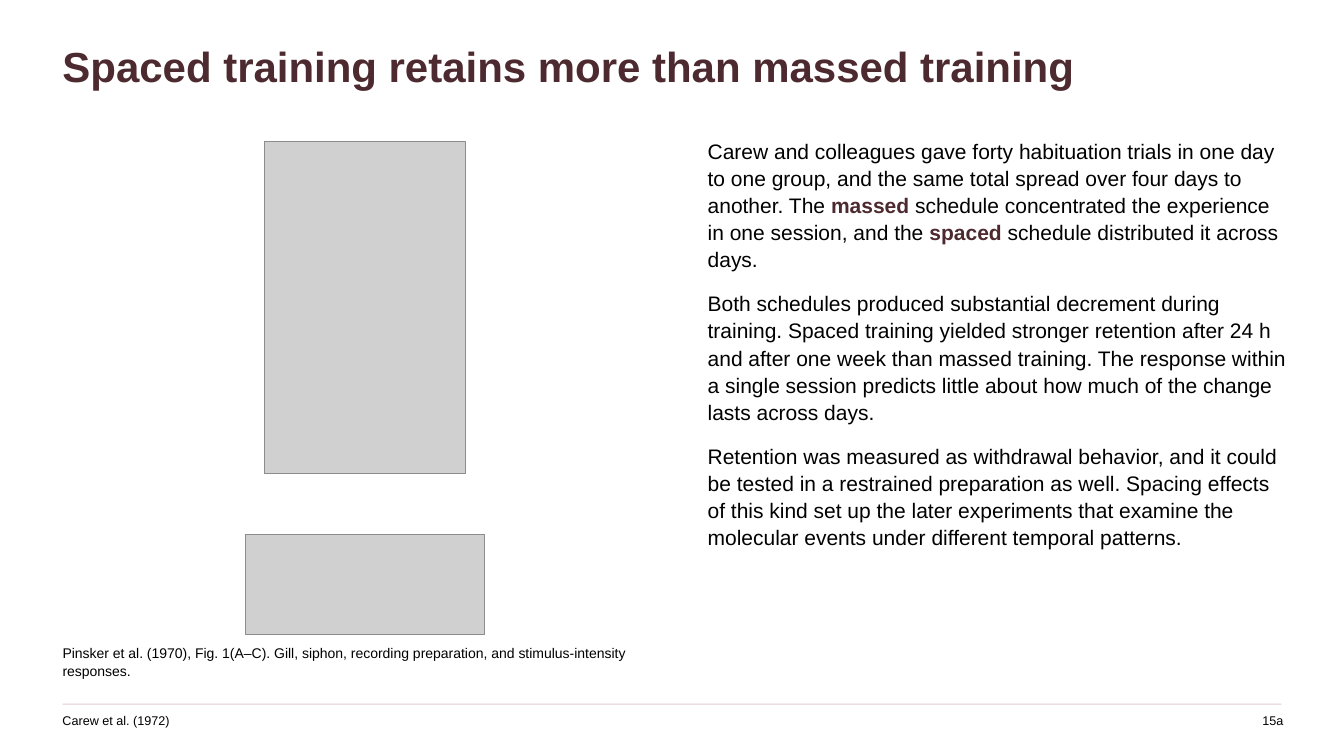
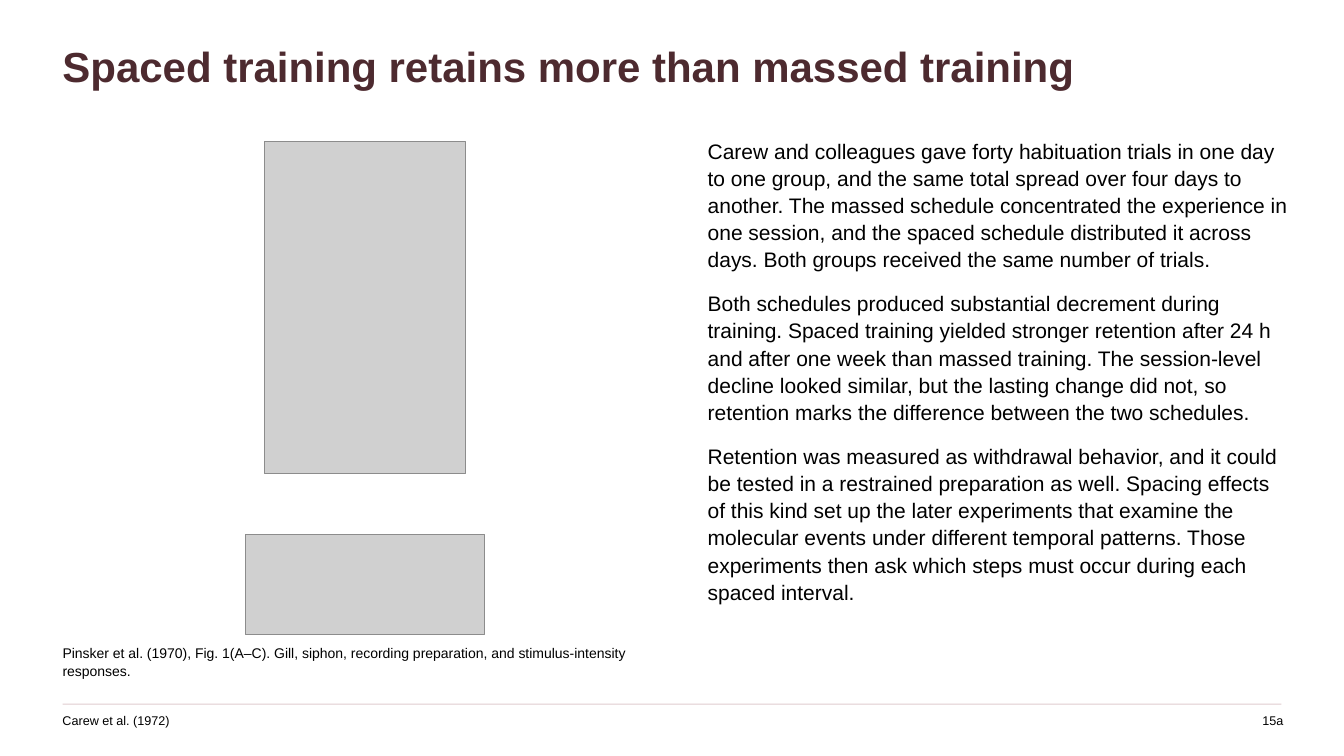
Before and after one commit to jordanxxlopez/NEUROETHOLOGY, a slide deck: slide 20 of scaffolded/Neuroethology_Lecture36_FA2026_SCAFFOLDED.pptx. Drawn at 1344x756 pixels with LibreOffice and Linux fonts; fonts in the diff are those of the drawing; grey boxes stand for pictures. Boxes give left, top, right and bottom in pixels: in the first picture for what was removed or moved away, otherwise in the second. Text is boxed around its words. In the diff, an @@ line names an element or a change of style, - is before the commit and + after.

```diff
--- a/scaffolded/Neuroethology_Lecture36_FA2026_SCAFFOLDED.pptx
+++ b/scaffolded/Neuroethology_Lecture36_FA2026_SCAFFOLDED.pptx
@@ text at [708,143,1287,604]: text changed @@
-Carew and colleagues gave forty habituation trials in one day to one group, and the same total spread over four days to another. The massed schedule concentrated the experience in one session, and the spaced schedule distributed it across days.
-Both schedules produced substantial decrement during training. Spaced training yielded stronger retention after 24 h and after one week than massed training. The response within a single session predicts little about how much of the change lasts across days.
-Retention was measured as withdrawal behavior, and it could be tested in a restrained preparation as well. Spacing effects of this kind set up the later experiments that examine the molecular events under different temporal patterns.
+Carew and colleagues gave forty habituation trials in one day to one group, and the same total spread over four days to another. The massed schedule concentrated the experience in one session, and the spaced schedule distributed it across days. Both groups received the same number of trials.
+Both schedules produced substantial decrement during training. Spaced training yielded stronger retention after 24 h and after one week than massed training. The session-level decline looked similar, but the lasting change did not, so retention marks the difference between the two schedules.
+Retention was measured as withdrawal behavior, and it could be tested in a restrained preparation as well. Spacing effects of this kind set up the later experiments that examine the molecular events under different temporal patterns. Those experiments then ask which steps must occur during each spaced interval.
```
Also in this commit, not shown: 41 other slides changed, 3 other files.
